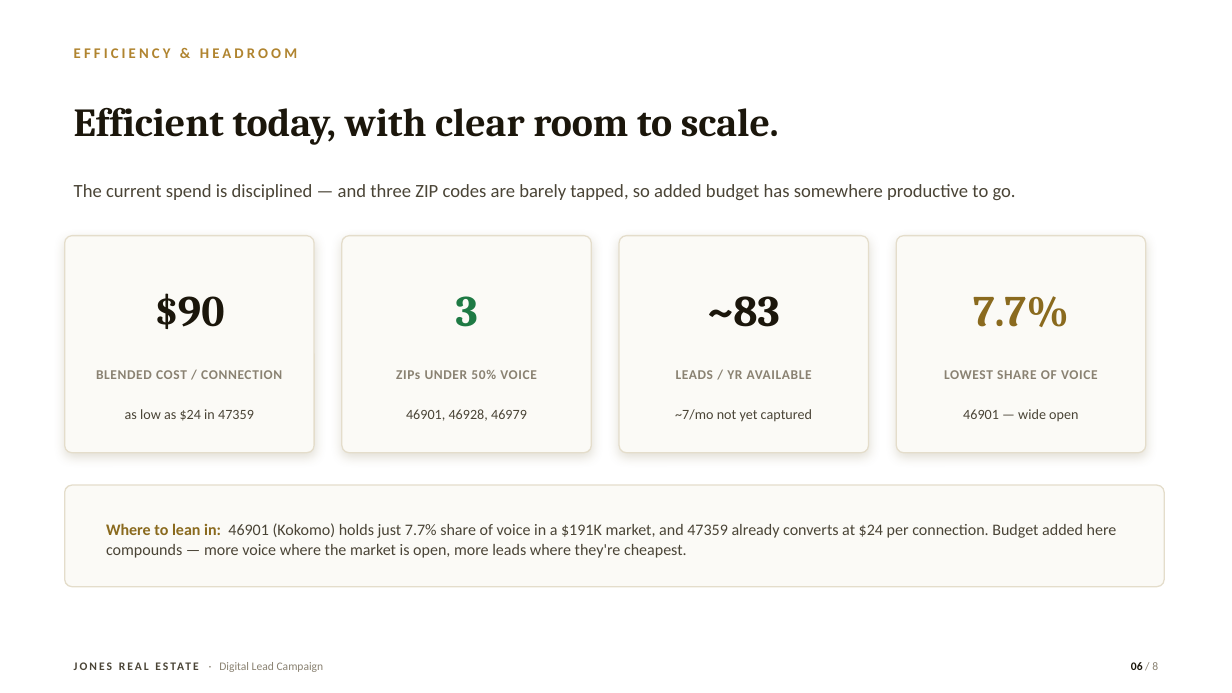
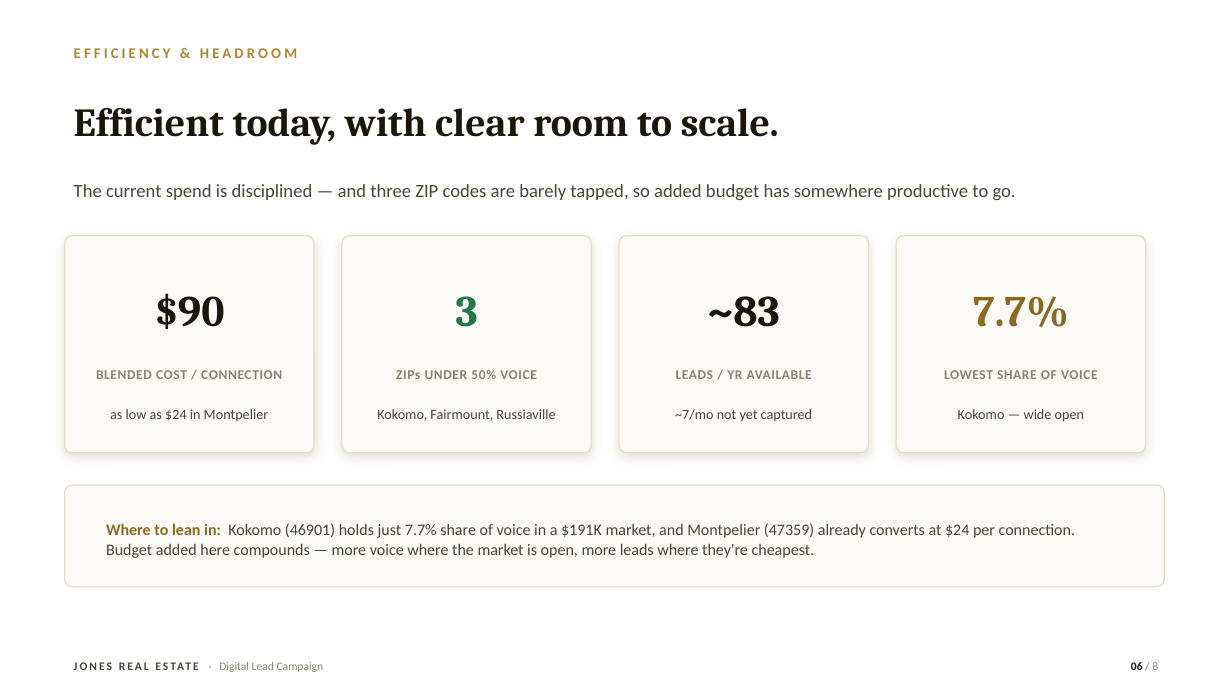
Before and after one commit to NomadRN13/Cortana, a slide deck: slide 6 of presentations/Digital-Lead-Campaign.pptx. Drawn at 1232x693 pixels with LibreOffice and Linux fonts; fonts in the diff are those of the drawing. Boxes give left, top, right and bottom in pixels: in the first picture for what was removed or moved away, otherwise in the second. Text is boxed around its words. In the diff, an @@ line names an element or a change of style, - is before the commit and + after.

```diff
--- a/presentations/Digital-Lead-Campaign.pptx
+++ b/presentations/Digital-Lead-Campaign.pptx
@@ text at bbox=[110, 409, 269, 421]: text changed @@
-as low as $24 in 47359
+as low as $24 in Montpelier
@@ text at bbox=[377, 409, 555, 421]: text changed @@
-46901, 46928, 46979
+Kokomo, Fairmount, Russiaville
@@ text at bbox=[958, 409, 1084, 422]: text changed @@
-46901 — wide open
+Kokomo — wide open
@@ text at bbox=[106, 523, 1075, 558]: text changed @@
-Where to lean in: 46901 (Kokomo) holds just 7.7% share of voice in a $191K market, and 47359 already converts at $24 per connection. Budget added here compounds — more voice where the market is open, more leads where they're cheapest.
+Where to lean in: Kokomo (46901) holds just 7.7% share of voice in a $191K market, and Montpelier (47359) already converts at $24 per connection. Budget added here compounds — more voice where the market is open, more leads where they're cheapest.
```
Also in this commit, not shown: 3 other slides changed, 1 other file.
